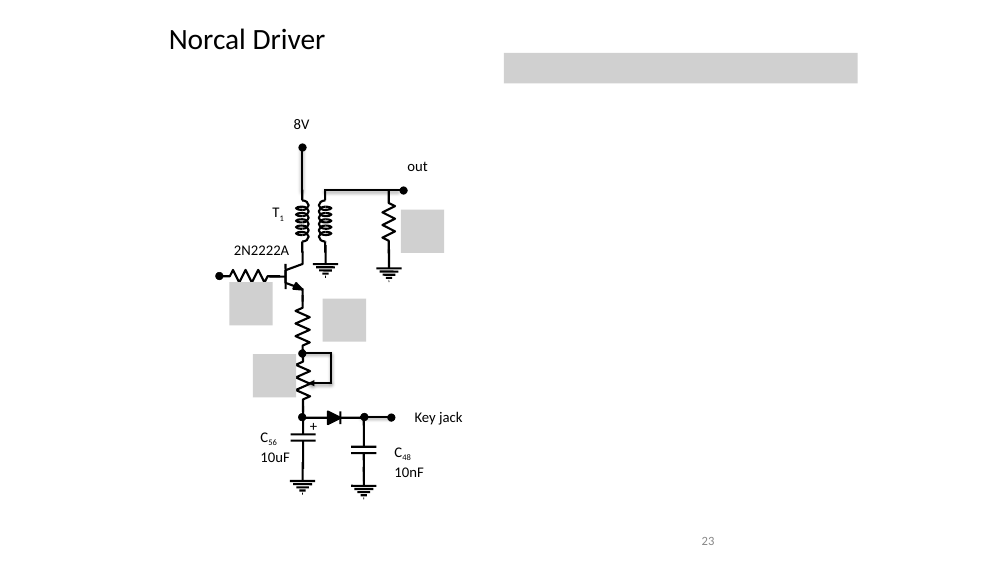
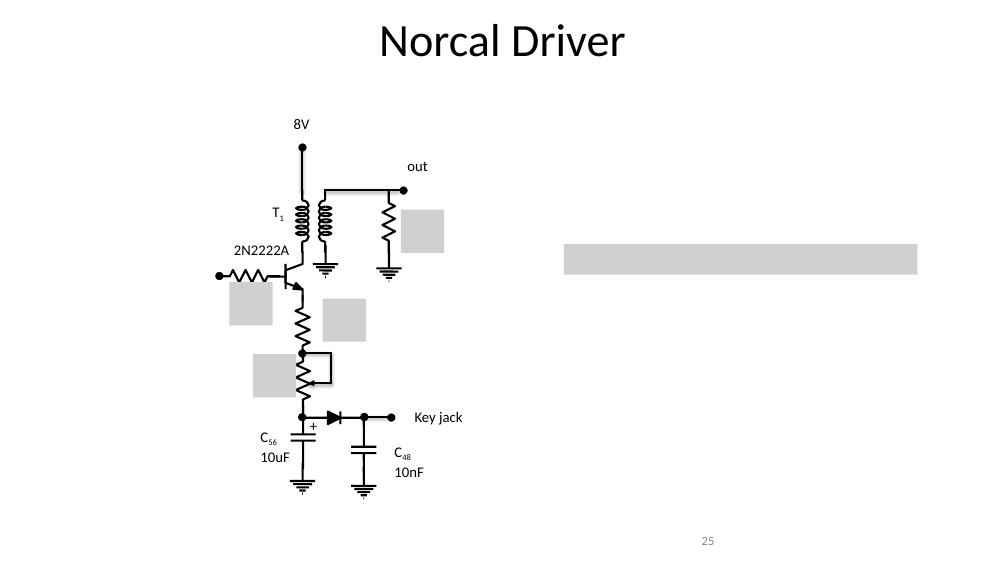
Before and after one commit to jlmucb/class_notes, a slide deck: slide 25 of science/EoRNotes.pptx (slide 23 before the commit). Drawn at 1008x567 pixels with LibreOffice and Linux fonts; fonts in the diff are those of the drawing; grey boxes stand for pictures. Boxes give left, top, right and bottom in pixels: in the first picture for what was removed or moved away, otherwise in the second. Text is boxed around its words. In the diff, an @@ line names an element or a change of style, - is before the commit and + after.

```diff
--- a/science/EoRNotes.pptx
+++ b/science/EoRNotes.pptx
@@ text "Norcal Driver": place and size @@
-text "Norcal Driver" at <box>169,28,326,50</box>
+text "Norcal Driver" at <box>379,24,626,57</box>
@@ text "Norcal Driver" at <box>379,24,626,57</box>: size 28 to 44 pt; alignment left to centre @@
@@ picture removed at <box>504,53,858,83</box> @@
@@ picture added at <box>564,244,918,274</box> @@
```
Also in this commit, not shown: 28 other slides changed, 2 slides added, 1 other file.
